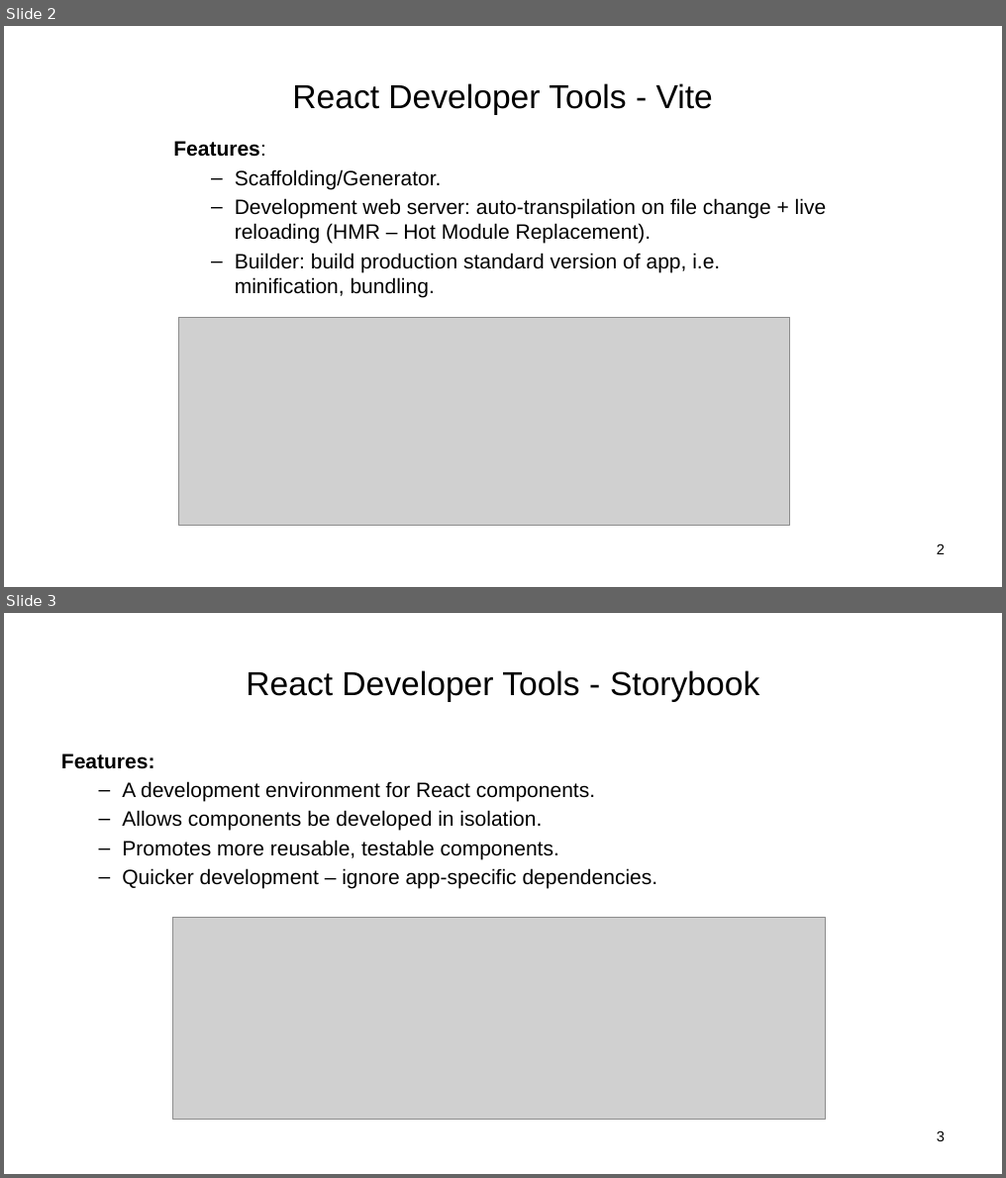
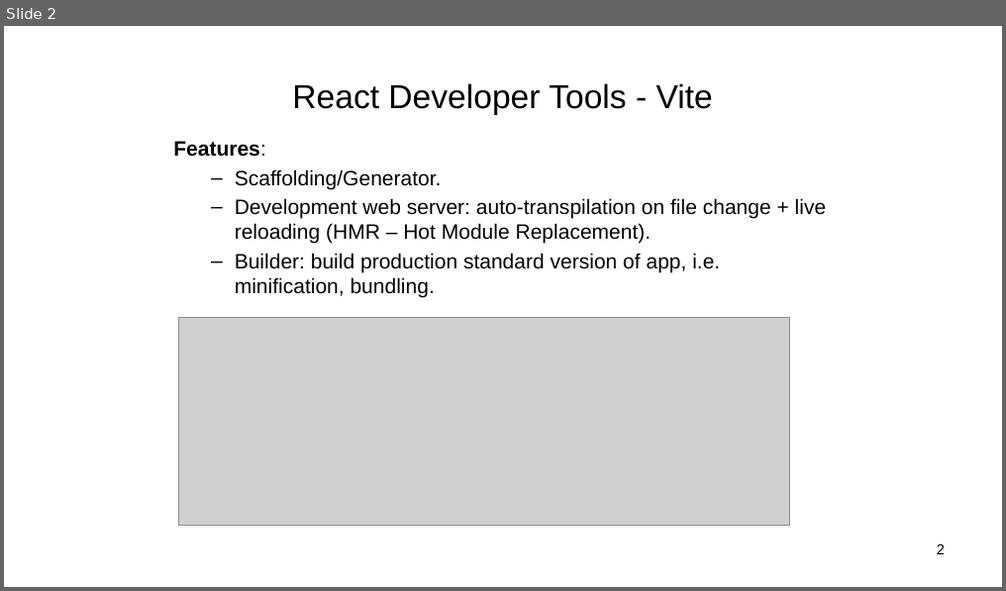
Before and after one commit to diarmuidoconnor/ewd-module-2025, a slide deck: topic04/talk-2/ReactJS_01.pptx. Shown one above the other, each under a label of ours: slides 2 and 3 before the commit, slide 2 after it. The pictures are 1006x1178 and 1006x591 pixels, drawn with LibreOffice and Linux fonts; fonts in the diff are those of the drawing; grey boxes stand for pictures. Boxes give left, top, right and bottom in pixels: in the first picture for what was removed or moved away, otherwise in the second. Text is boxed around its words. In the diff, an @@ line names an element or a change of style, - is before the commit and + after.

```diff
--- a/topic04/talk-2/ReactJS_01.pptx
+++ b/topic04/talk-2/ReactJS_01.pptx
@@ slide 3 removed at bbox=[4, 613, 1002, 1174], background #FFFFFF @@
@@ title removed at bbox=[246, 670, 759, 702] @@
-React Developer Tools - Storybook
@@ text removed at bbox=[61, 754, 658, 889] @@
-Features:
-  – A development environment for React components.
-  – Allows components be developed in isolation.
-  – Promotes more reusable, testable components.
-  – Quicker development – ignore app-specific dependencies.
@@ picture removed at bbox=[172, 918, 826, 1119] @@
@@ page number removed at bbox=[937, 1131, 944, 1142] @@
-3
```
Also in this commit, not shown: 1 slide changed, 8 other slides removed, 7 other files.
